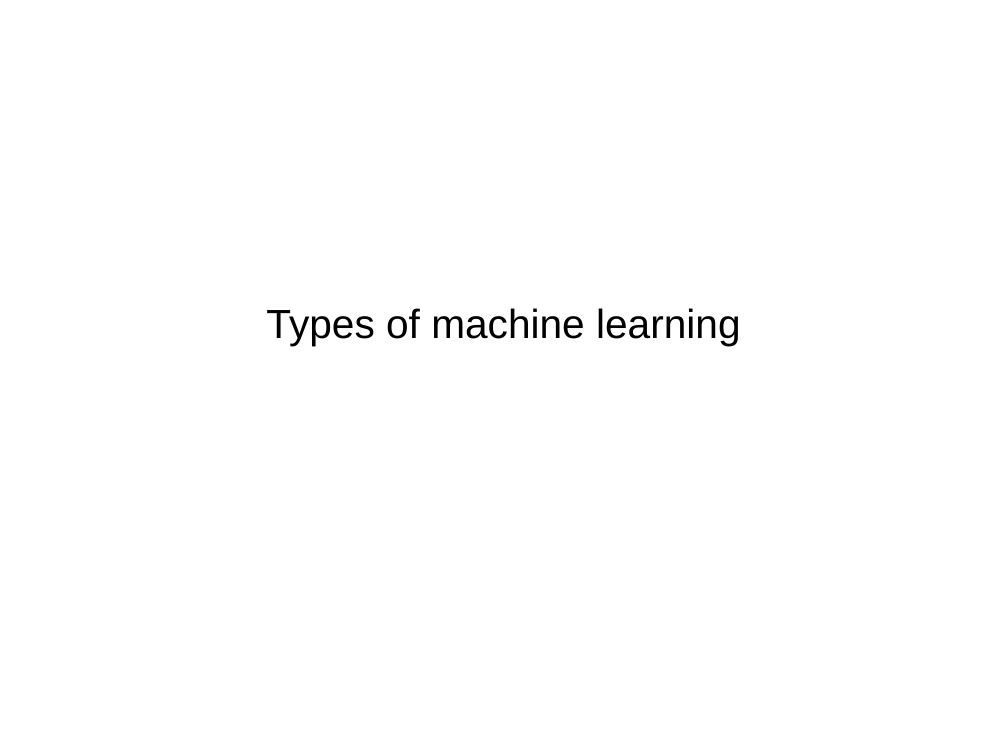
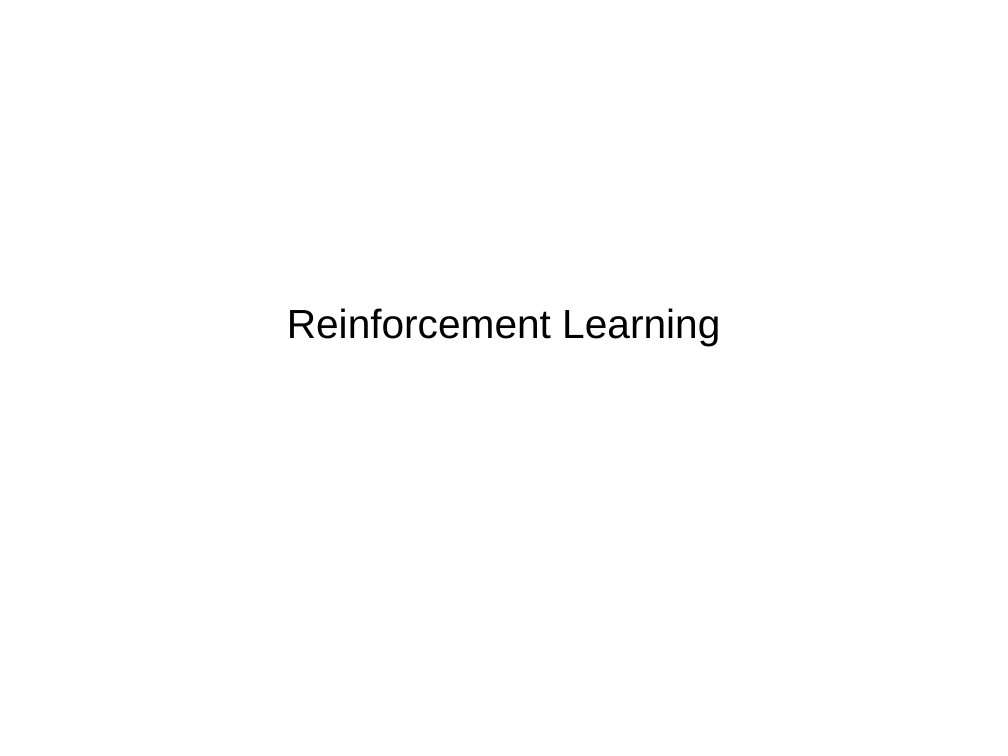
Before and after one commit to amueller/talks_odt, a slide deck: slide 7 of introduction_to_ml_with_python_bnl_2016_bla.odp. Drawn at 1008x756 pixels with LibreOffice and Linux fonts; fonts in the diff are those of the drawing. Boxes give left, top, right and bottom in pixels: in the first picture for what was removed or moved away, otherwise in the second. Text is boxed around its words. In the diff, an @@ line names an element or a change of style, - is before the commit and + after.

```diff
--- a/introduction_to_ml_with_python_bnl_2016_bla.odp
+++ b/introduction_to_ml_with_python_bnl_2016_bla.odp
@@ subtitle at [287, 308, 720, 346]: text changed @@
-Types of machine learning
+Reinforcement Learning
```
Also in this commit, not shown: 3 other slides changed, 1 slide added, 1 slide removed.
